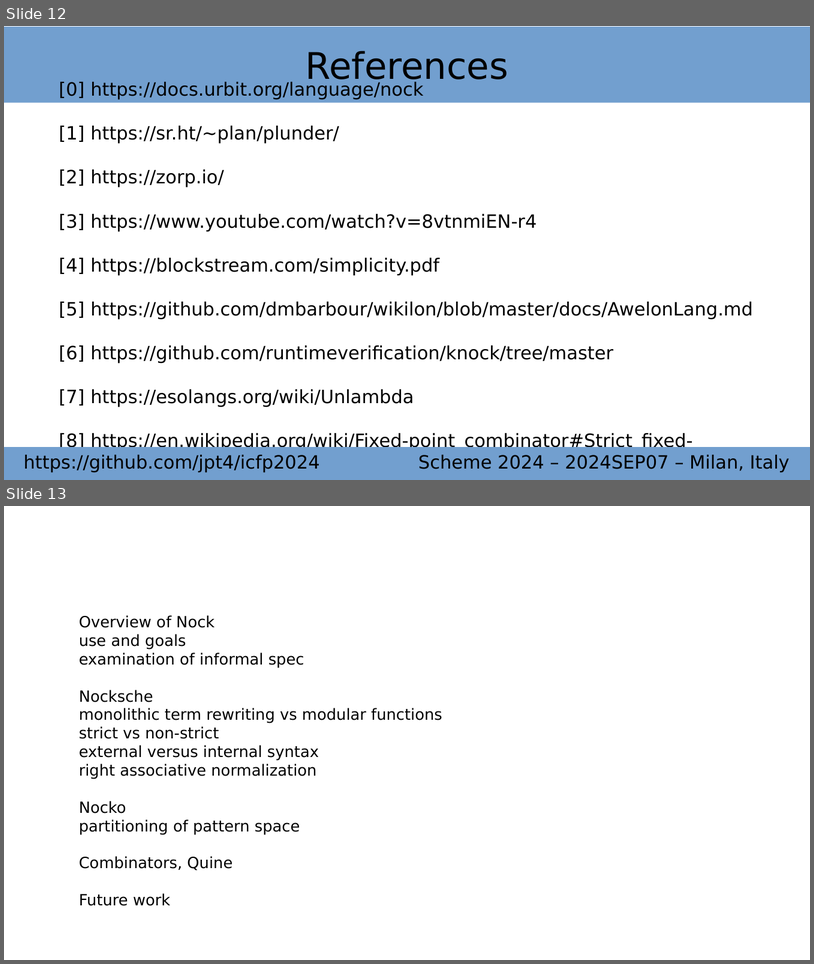
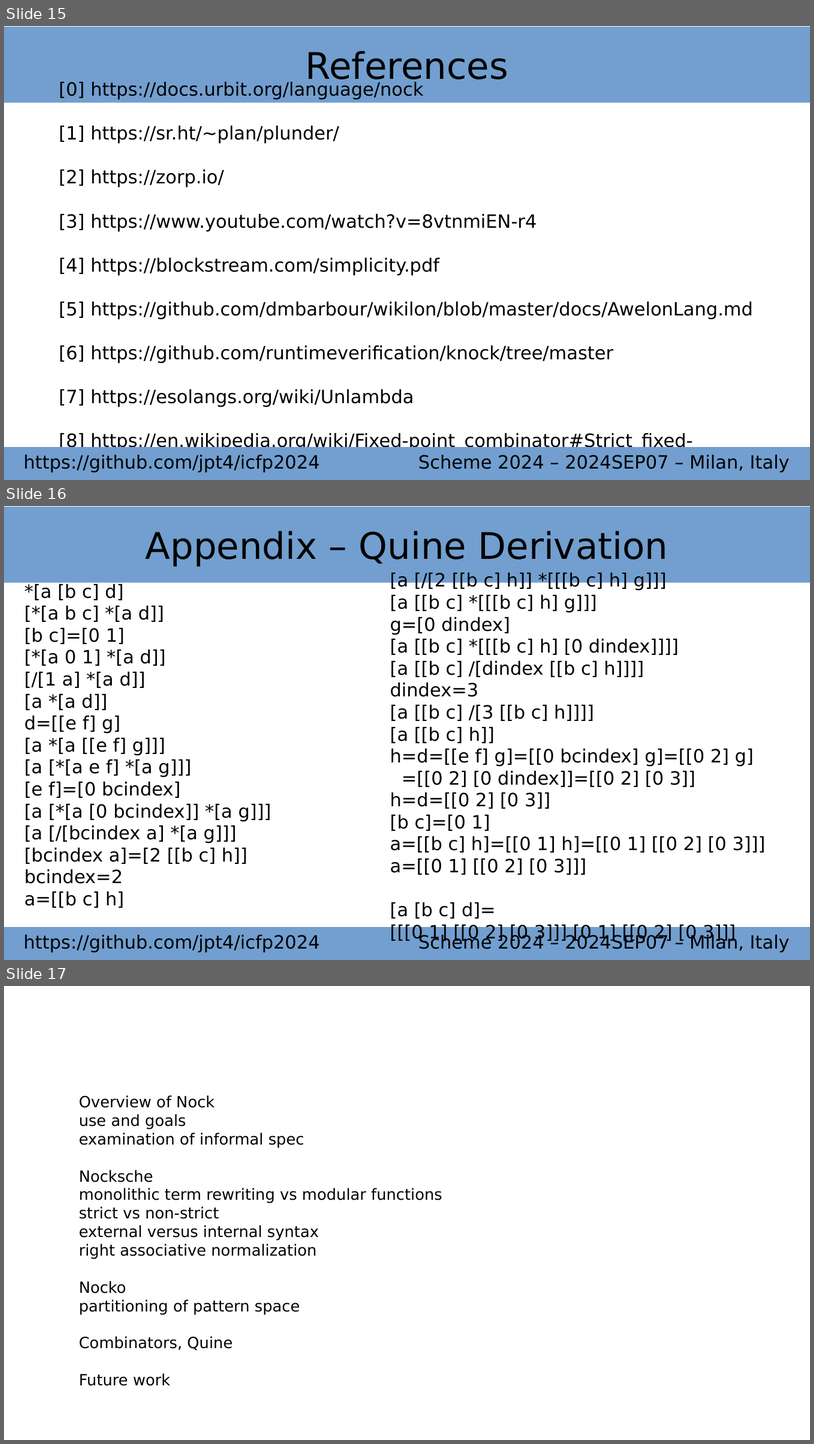
Before and after one commit to jpt4/icfp2024, a slide deck: slides.odp. Shown one above the other, each under a label of ours: slides 12 and 13 before the commit, slides 15, 16 and 17 after it. The pictures are 814x964 and 814x1444 pixels, drawn with LibreOffice and Linux fonts; fonts in the diff are those of the drawing. Boxes give left, top, right and bottom in pixels: in the first picture for what was removed or moved away, otherwise in the second. Text is boxed around its words. In the diff, an @@ line names an element or a change of style, - is before the commit and + after.

```diff
--- a/slides.odp
+++ b/slides.odp
@@ slide 16 added at box(4, 506, 810, 960), background #FFFFFF @@
@@ title added at box(4, 507, 810, 583), fill #729FCF, 36 pt, text #000000 @@
+Appendix – Quine Derivation
@@ text added at box(390, 573, 766, 942), 18 pt, text #000000 @@
+[a [/[2 [[b c] h]] *[[[b c] h] g]]]
+[a [[b c] *[[[b c] h] g]]]
+g=[0 dindex]
+[a [[b c] *[[[b c] h] [0 dindex]]]]
+[a [[b c] /[dindex [[b c] h]]]]
+dindex=3
+[a [[b c] /[3 [[b c] h]]]]
+[a [[b c] h]]
+h=d=[[e f] g]=[[0 bcindex] g]=[[0 2] g]
+=[[0 2] [0 dindex]]=[[0 2] [0 3]]
+h=d=[[0 2] [0 3]]
+[b c]=[0 1]
+a=[[b c] h]=[[0 1] h]=[[0 1] [[0 2] [0 3]]]
+a=[[0 1] [[0 2] [0 3]]]
+[a [b c] d]=
+[[[0 1] [[0 2] [0 3]]] [0 1] [[0 2] [0 3]]]
@@ subtitle added at box(24, 605, 272, 907), 18 pt, text #000000 @@
+*[a [b c] d]
+[*[a b c] *[a d]]
+[b c]=[0 1]
+[*[a 0 1] *[a d]]
+[/[1 a] *[a d]]
+[a *[a d]]
+d=[[e f] g]
+[a *[a [[e f] g]]]
+[a [*[a e f] *[a g]]]
+[e f]=[0 bcindex]
+[a [*[a [0 bcindex]] *[a g]]]
+[a [/[bcindex a] *[a g]]]
+[bcindex a]=[2 [[b c] h]]
+bcindex=2
+a=[[b c] h]
@@ rectangle added at box(4, 927, 810, 960), fill #729FCF, 18 pt, text #000000 @@
+https://github.com/jpt4/icfp2024 Scheme 2024 – 2024SEP07 – Milan, Italy
@@ what was slide 12 is now slide 15 @@
@@ what was slide 13 is now slide 17 @@
```
Also in this commit, not shown: 3 slides changed, 5 other slides added, 2 slides removed, 2 other files.
